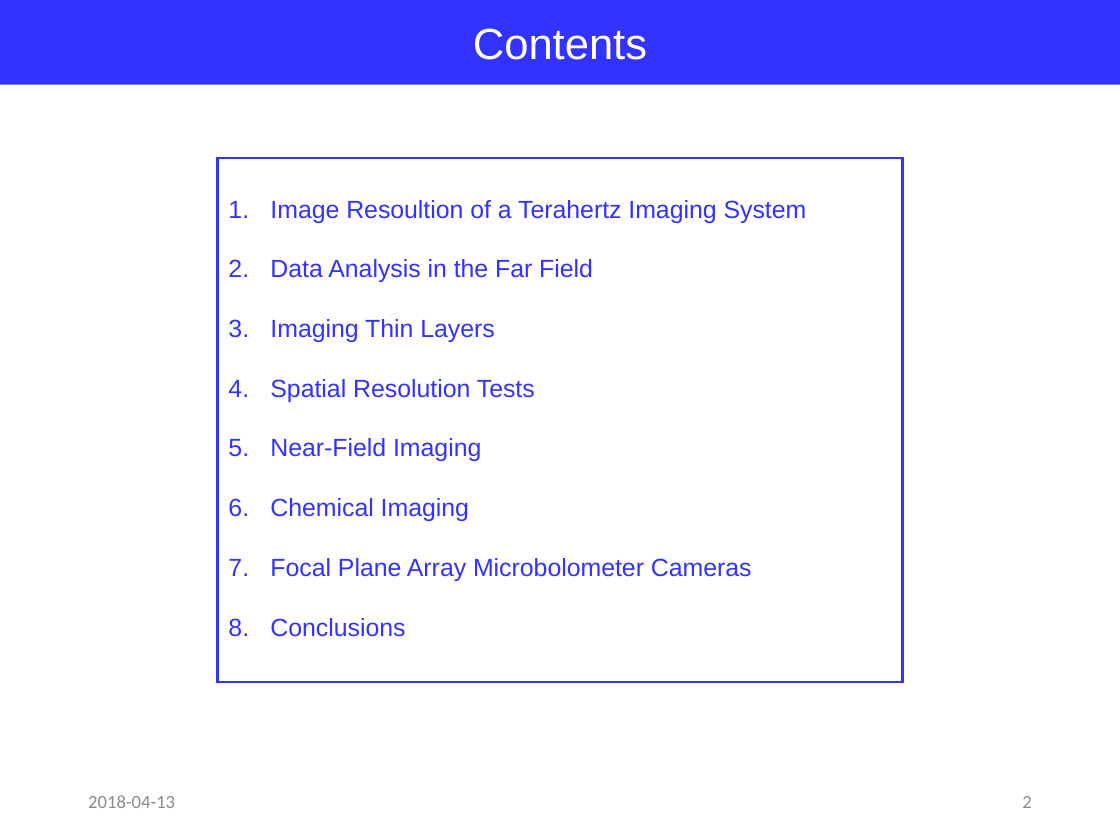
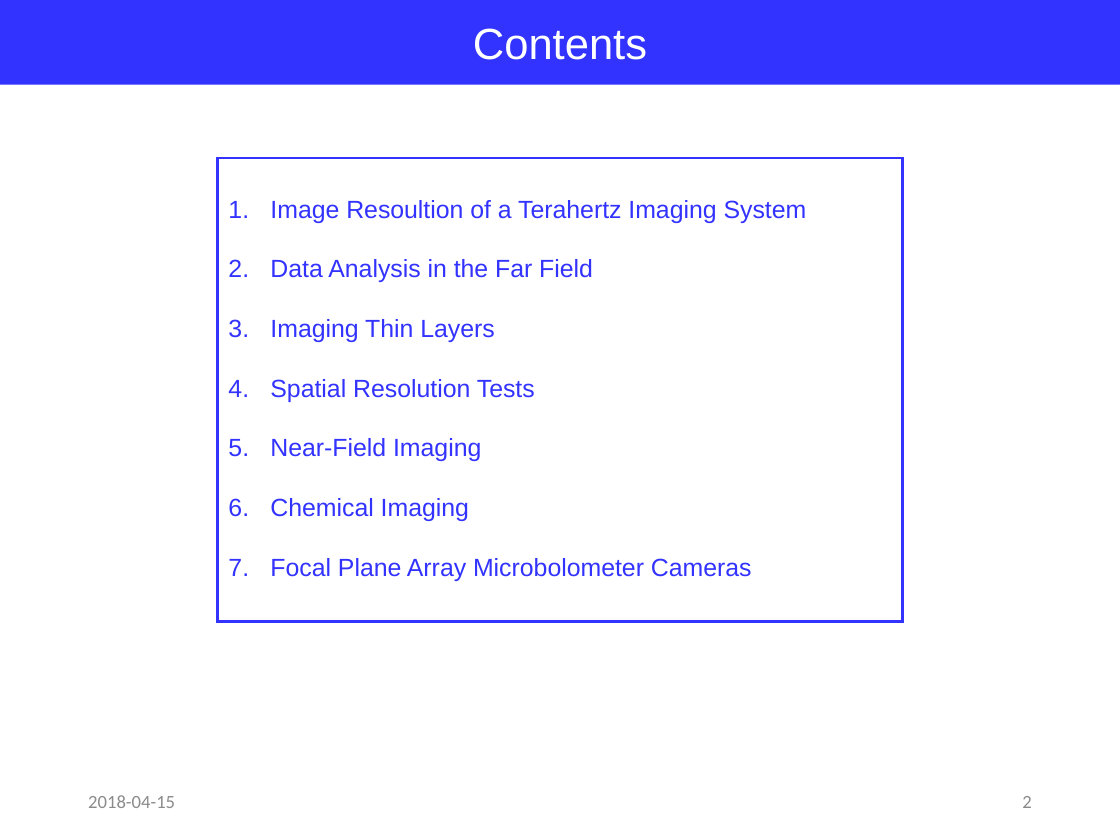
Before and after one commit to jglee96/NBTP_Lab, a slide deck: slide 2 of Terahertz Metrology/Ch7/Terahertz Metrology_Ch7.pptx. Drawn at 1120x840 pixels with LibreOffice and Linux fonts; fonts in the diff are those of the drawing. Boxes give left, top, right and bottom in pixels: in the first picture for what was removed or moved away, otherwise in the second. Text is boxed around its words. In the diff, an @@ line names an element or a change of style, - is before the commit and + after.

```diff
--- a/Terahertz Metrology/Ch7/Terahertz Metrology_Ch7.pptx
+++ b/Terahertz Metrology/Ch7/Terahertz Metrology_Ch7.pptx
@@ rectangle "Image Resoultion of a Terahertz ...": place and size @@
-rectangle "Image Resoultion of a Terahertz ..." at [217,158,903,682]
+rectangle "Image Resoultion of a Terahertz ..." at [217,158,903,622]
@@ text in rectangle at [270,618,405,637]: paragraph removed @@
-8. Conclusions
@@ text at [88,795,175,808]: text changed @@
-2018-04-13
+2018-04-15
```
Also in this commit, not shown: 14 other slides changed, 5 slides added, 4 other files.
